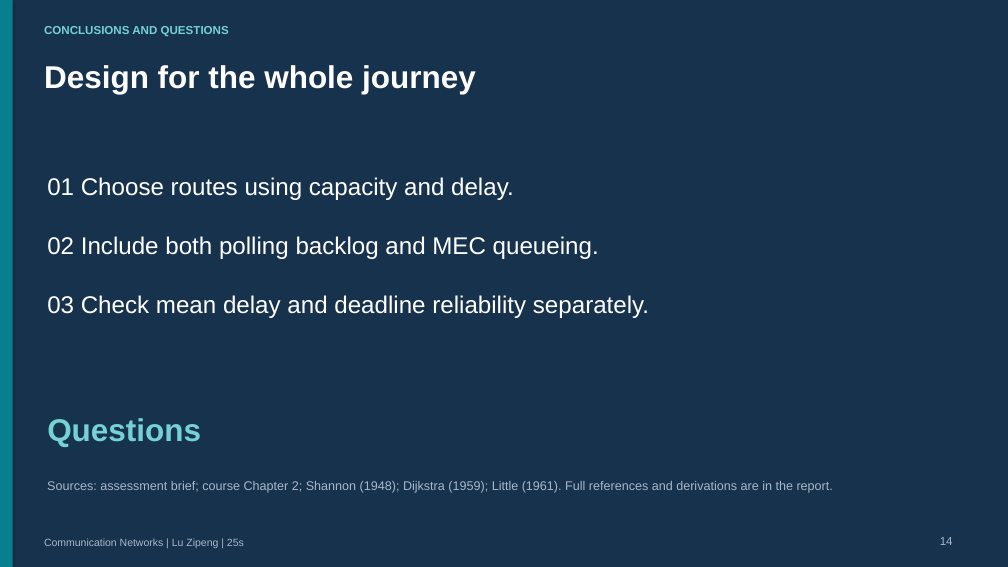
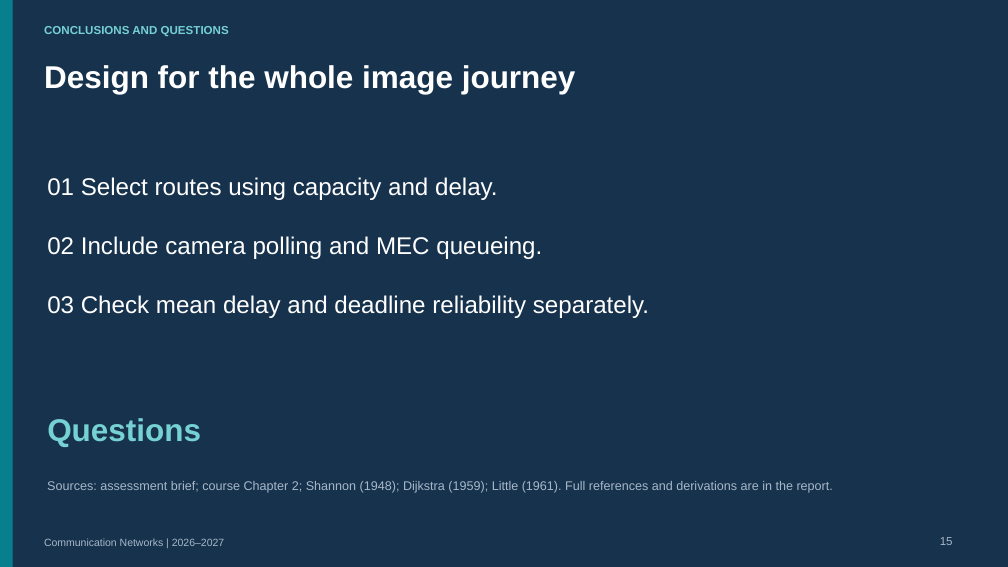
Before and after one commit to thelu260325/-, a slide deck: slide 15 of deliverables/communication_networks_2026_project/project/slides/Communication_Networks_Presentation.pptx (slide 14 before the commit). Drawn at 1008x567 pixels with LibreOffice and Linux fonts; fonts in the diff are those of the drawing. Boxes give left, top, right and bottom in pixels: in the first picture for what was removed or moved away, otherwise in the second. Text is boxed around its words. In the diff, an @@ line names an element or a change of style, - is before the commit and + after.

Commit message:
Review communication networks presentation and speaking script

```diff
--- a/deliverables/communication_networks_2026_project/project/slides/Communication_Networks_Presentation.pptx
+++ b/deliverables/communication_networks_2026_project/project/slides/Communication_Networks_Presentation.pptx
@@ rectangle at bbox=[0, 0, 1008, 567]: shadow off @@
@@ text at bbox=[44, 65, 576, 94]: text changed @@
-Design for the whole journey
+Design for the whole image journey
@@ text at bbox=[47, 177, 542, 259]: text changed @@
-01 Choose routes using capacity and delay.
-02 Include both polling backlog and MEC queueing.
+01 Select routes using capacity and delay.
+02 Include camera polling and MEC queueing.
@@ text at bbox=[44, 538, 224, 546]: text changed @@
-Communication Networks | Lu Zipeng | 25s
+Communication Networks | 2026–2027
@@ text at bbox=[940, 537, 953, 545]: text changed @@
-14
+15
```
Also in this commit, not shown: 7 other slides changed, 7 slides added, 6 slides removed, 26 other files.
